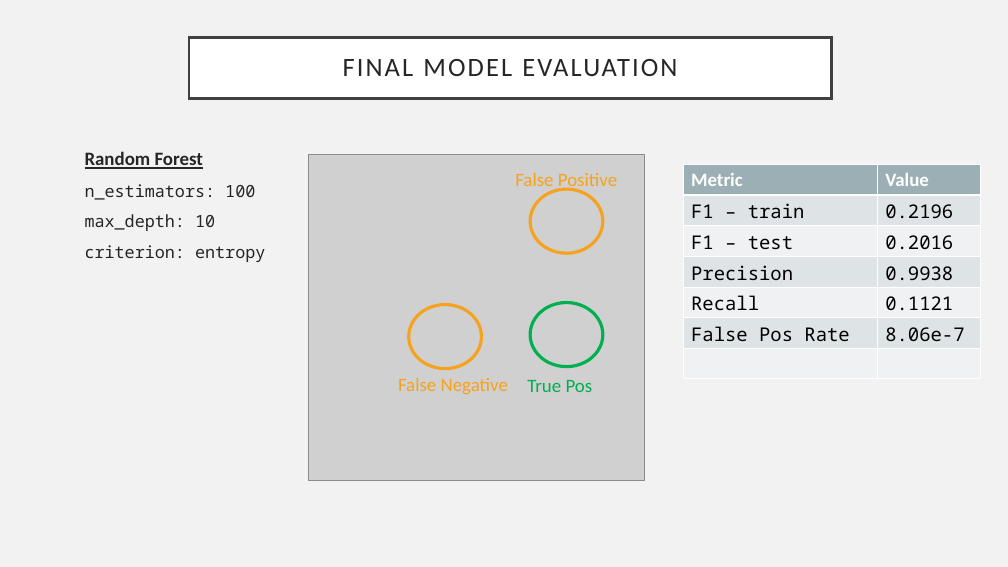
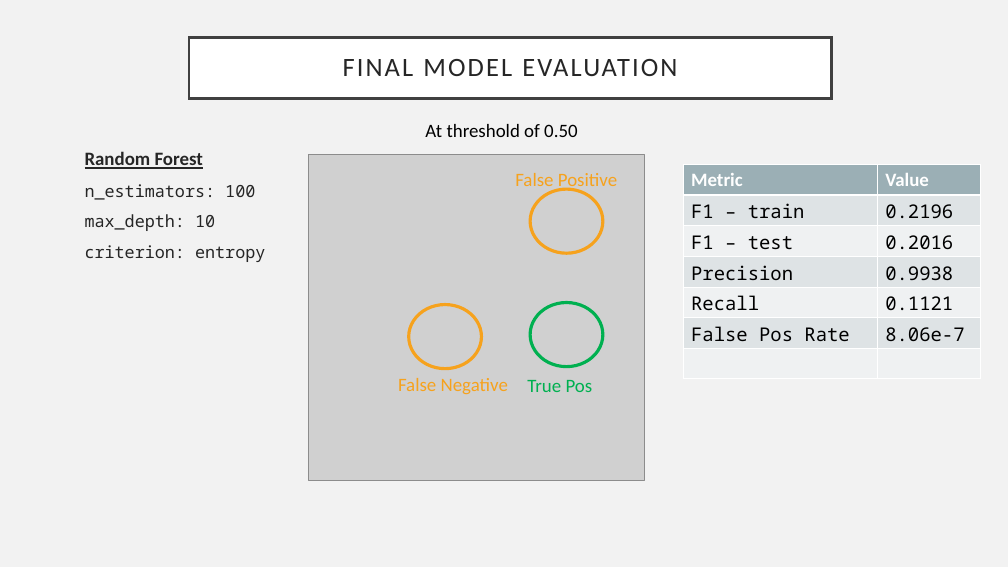
Before and after one commit to kbfreder/phishing-urls, a slide deck: slide 19 of docs/Presentation.pptx (slide 16 before the commit). Drawn at 1008x567 pixels with LibreOffice and Linux fonts; fonts in the diff are those of the drawing; grey boxes stand for pictures. Boxes give left, top, right and bottom in pixels: in the first picture for what was removed or moved away, otherwise in the second. Text is boxed around its words. In the diff, an @@ line names an element or a change of style, - is before the commit and + after.

```diff
--- a/docs/Presentation.pptx
+++ b/docs/Presentation.pptx
@@ text added at bbox=[425, 124, 577, 137], 18 pt, text #000000 @@
+At threshold of 0.50
```
Also in this commit, not shown: 12 other slides changed, 4 slides added, 1 slide removed.
